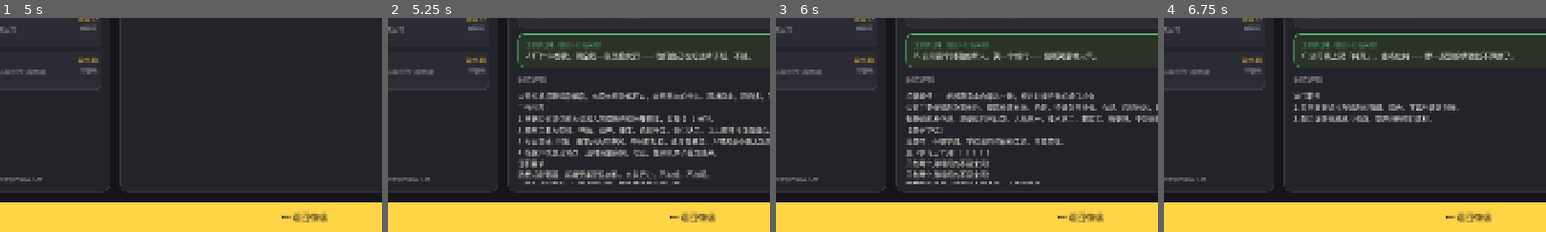
Above: before the commit, frames 1-4 (left to right).
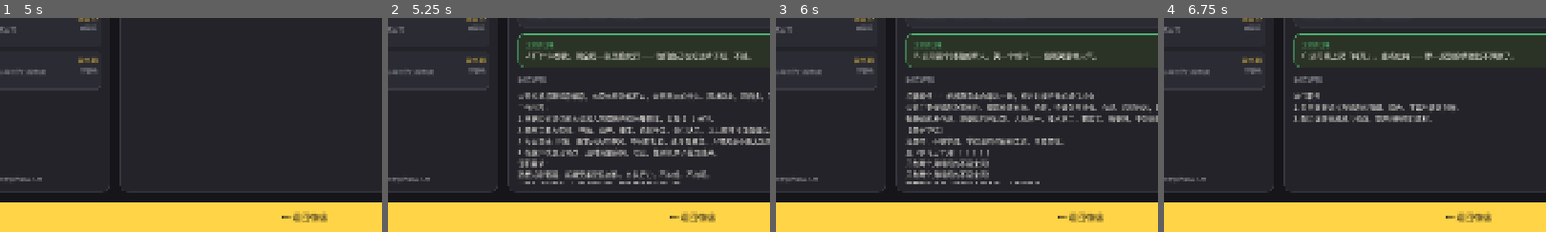
Above: after the commit, the same moments.

Repository: Ttixan/drama-queen
Game: Godot game, scene res://scenes/apps/wechat.tscn
Two runs of this game, one before a commit and one after it. Both use one fixed random seed, a clock stepped at 60 frames per second and the inputs below. This scene is started directly instead of the project's main scene.
Inputs (mouse positions are % of the whole screen's width and height, from its top left):
- Up to frame 1 (5 s): click (14, 23) at 0.5 s; click (14, 32) at 1.25 s; click (14, 42) at 2 s; click (14, 51) at 2.75 s; click (14, 61) at 3.5 s; click "去 Boss直聘 加联系人" at 4.25 s
- Up to frame 2 (5.25 s): click (13, 23) at 5 s
- Up to frame 3 (6 s): click (13, 33) at 5.75 s
- Up to frame 4 (6.75 s): click (13, 43) at 6.5 s
The pictures show only the part of the screen within x 10-60%, y 50-100%; the shares and areas given below are measured in that part.

Frame 1 is identical in both runs. In frame 2, 0.2% of the frame differs, in the area x 44-56%, y 11-15%; in frame 3, 0.2%; in frame 4, 0.2%.

Commit message:
策划：砍掉「经纪人」角色，线索改挂 Boss直聘 招聘页
- 开发计划.md 新增决策 1.10：经纪人职能与 Boss直聘 完全重复
  （公司信息 / HR / 招聘页原文它已经全包了），再养一个只负责转发线索的
  信息中介是两套系统干同一件事。线索改写在**公司自己的招聘页**上
- 1.7 顺带澄清：线索是**方向**不是答案（「重点在纯」≠「纯度 ≥ 0.55」），
  玩家仍要把它翻译成一段表演，所以一次看全五家不算泄题
- 同步 1.4 微信职责 / M1 明细 / 风险 4 / 待办 15 / M3 随机事件文案
  → 「经纪人线索邮件」这一项取消，**M1 就此收尾**
- GameDesignDocument.md 加抬头「这是 Day 0 原始稿，以决策记录为准」，
  被推翻的条目就地标注：经纪人礼物 / 经纪人推荐烂片→熟人推荐烂片 /
  微信联系人去掉经纪人 / Boss直聘 只读
- 代码措辞：微信提示「经纪人说：」→「这家的偏好：」；
  Boss直聘 线索标题去掉「（经纪人打听来的）」
  （CompanyData.hint 的文档注释也一并改了语义）

11 条验证链全绿：resolver ｜ game_state 59 ｜ data 35 ｜ part_library 41
                  ｜ mail 200 ｜ recorder 56 ｜ boss 80 ｜ wechat 62 ｜ 三场景冒烟

Diff:
--- a/scenes/apps/boss.tscn
+++ b/scenes/apps/boss.tscn
@@ -230,7 +230,7 @@
 
 [node name="HintCaption" type="Label" parent="Page/BodyWrap/Body/PostPanel/PostMargin/PostBox/PostScroll/PostContent/HintPanel/HintMargin/HintBox"]
 layout_mode = 2
-text = "这家的口味（经纪人打听来的）"
+text = "这家的口味"
 
 [node name="HintText" type="Label" parent="Page/BodyWrap/Body/PostPanel/PostMargin/PostBox/PostScroll/PostContent/HintPanel/HintMargin/HintBox"]
 layout_mode = 2
--- a/scripts/apps/wechat_app.gd
+++ b/scripts/apps/wechat_app.gd
@@ -386,9 +386,10 @@
 		_add_note("你还没在 Boss直聘 上看过 %s 的招聘页，微信里加不上这位 HR" % _current.code)
 		return
 
-	# 线索：隐藏公式下的学习通道。完整的「经纪人每周漏一条」邮件留下一步做，
-	# 但这里必须先给到，否则玩家在完全不知情的情况下投递，纯靠碰运气。
-	_add_note("经纪人说：" + _current.hint)
+	# 口味线索：隐藏公式下的学习通道。**正本在 Boss直聘 的招聘页上**
+	# （进过那页才解锁了这家 HR，所以这里不会提前泄底）；
+	# 这里复述一条是**便利**，不是新增信息 —— 拼表情包时不用来回切 App。
+	_add_note("这家的偏好：" + _current.hint)
 
 	var found := 0
 	for entry: Dictionary in Game.state.history:
--- a/scripts/core/audition_resolver.gd
+++ b/scripts/core/audition_resolver.gd
@@ -10,7 +10,7 @@
 ##   2. 匹配度：Σ(命中条件权重) / Σ(全部条件权重) >= 角色匹配线
 ##
 ## 【隐藏公式】玩家看不到匹配度数字，只看到帧级情绪标签 + 通过/失败 + 模糊评价。
-## 学习通道是经纪人线索邮件（CompanyData.hint）。
+## 学习通道是公司招聘页上的口味线索（CompanyData.hint），在 Boss直聘 里看。
 
 
 ## 判定一次投递
--- a/scripts/data/company_data.gd
+++ b/scripts/data/company_data.gd
@@ -6,9 +6,10 @@
 ##     A L0 无要求 / B L1 单情绪 / C L2 情绪纯度 / D L3 情绪曲线 / L4 帧间反转
 ## 每一档教玩家一个表演概念。
 ##
-## 【线索】隐藏公式下，玩家靠**经纪人邮件**学习偏好。
-## hint 字段就是那条线索的文案（"C公司最近在找纯真路线的新人"），
+## 【线索】隐藏公式下，玩家靠**招聘页上的口味线索**学习偏好。
+## hint 字段就是那条线索的文案（"C 公司嘴上说「纯真」。重点在纯 —— 掺一点别的情绪就不算数了。"），
 ## 条件越复杂，hint 必须越密 —— 这是机制的必需品，不是可选叙事。
+## 【Day 2 修订】原设计是「经纪人邮件每周漏一条」，**经纪人角色已砍**（见开发计划 1.10）。
 
 enum Tier { A_LOW, B_SMALL, C_COMMERCIAL, D_ARTHOUSE, E_MAJOR }
 
@@ -58,7 +59,8 @@
 @export_multiline var posting_note: String = ""
 
 @export_group("叙事")
-## 经纪人线索文案，每周漏一条给玩家
+## 公司偏好线索 —— 展示在**这家公司自己的招聘页**上（Boss直聘）。
+## 【它是方向不是答案】「重点在纯」≠「纯度 ≥ 0.55」，玩家仍要把它翻译成一段表演。
 @export_multiline var hint: String = ""
 ## HR 姓名/职位，用于微信联系人
 @export var hr_name: String = ""
Not shown, changed: docs/GameDesignDocument.md
Not shown, changed: docs/开发计划.md
Not shown, changed: docs/进度.md
